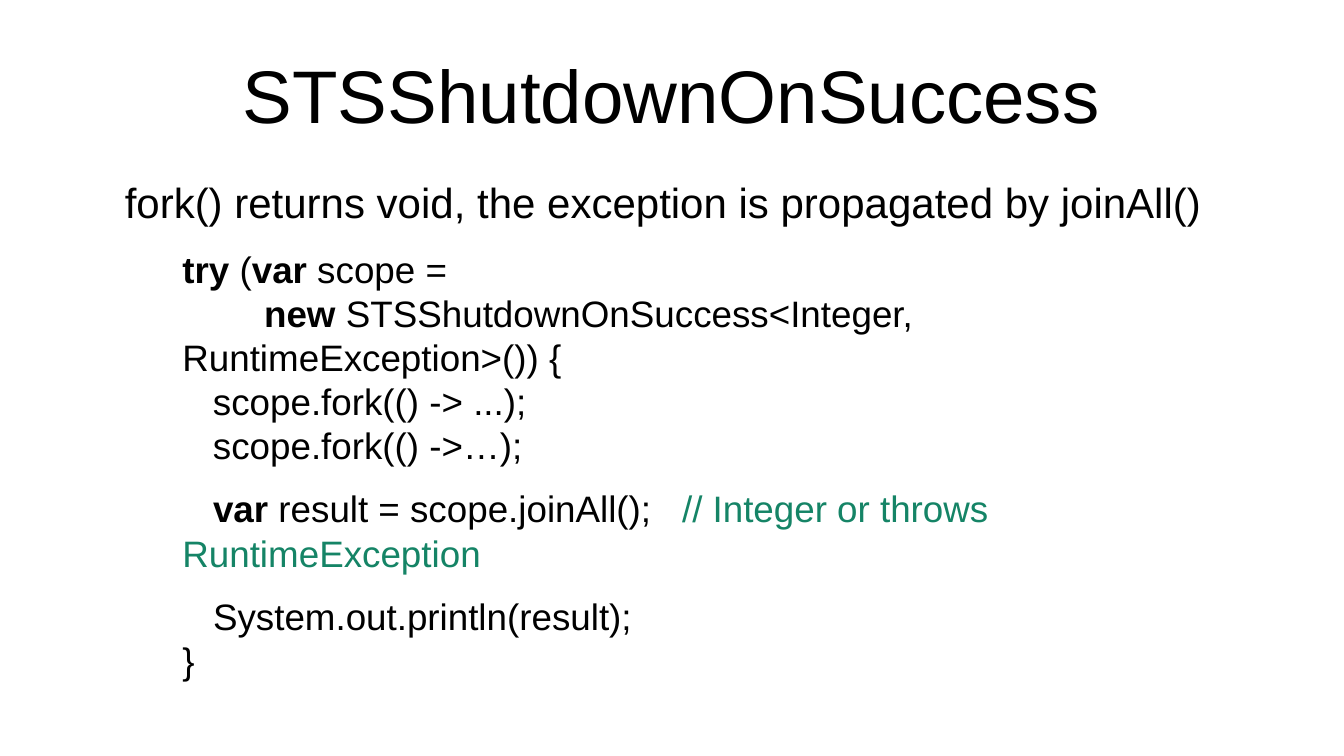
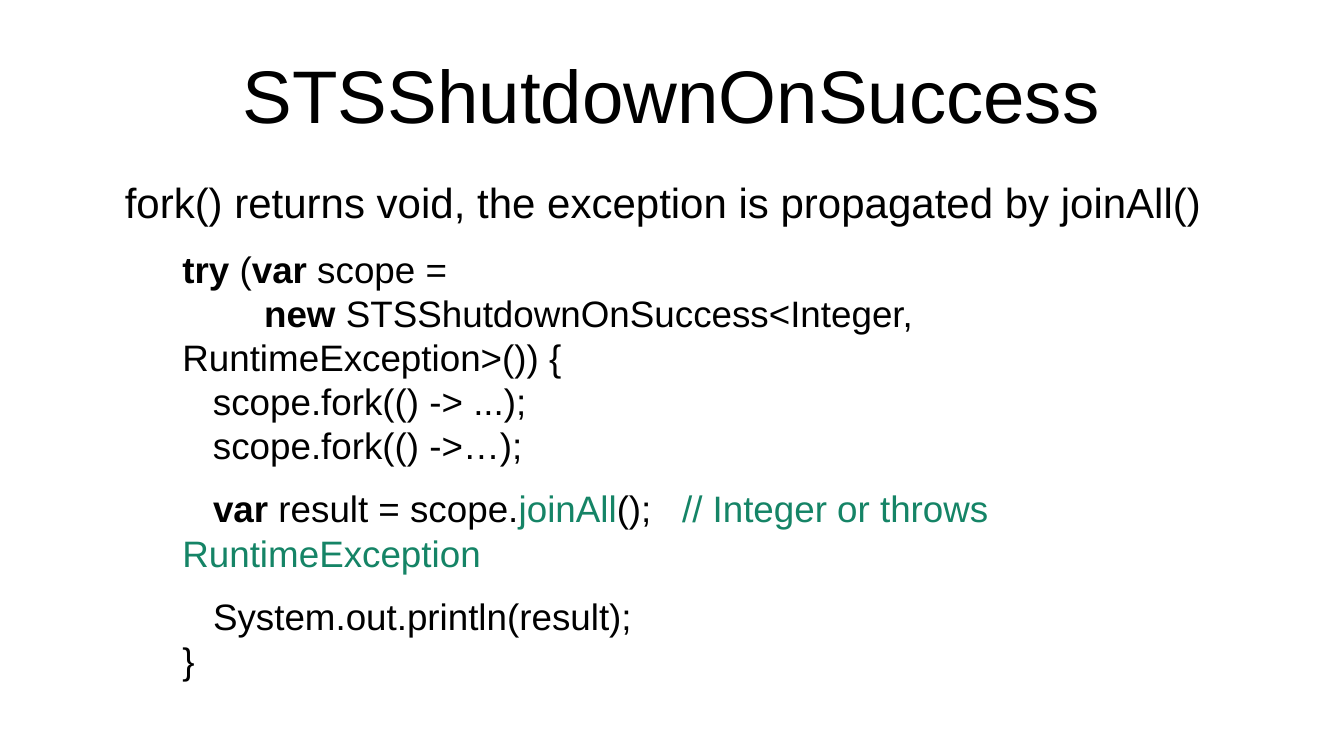
Before and after one commit to forax/loom-fiber, a slide deck: slide 32 of scoop about scopes.odp. Drawn at 1344x756 pixels with LibreOffice and Linux fonts; fonts in the diff are those of the drawing. Boxes give left, top, right and bottom in pixels: in the first picture for what was removed or moved away, otherwise in the second. Text is boxed around its words. In the diff, an @@ line names an element or a change of style, - is before the commit and + after.

```diff
--- a/scoop about scopes.odp
+++ b/scoop about scopes.odp
@@ text at (182, 495, 988, 574): text colour #000000 to #158466 in "scope.joinAll();" @@
```
Also in this commit, not shown: 11 other slides changed, 1 other file.
